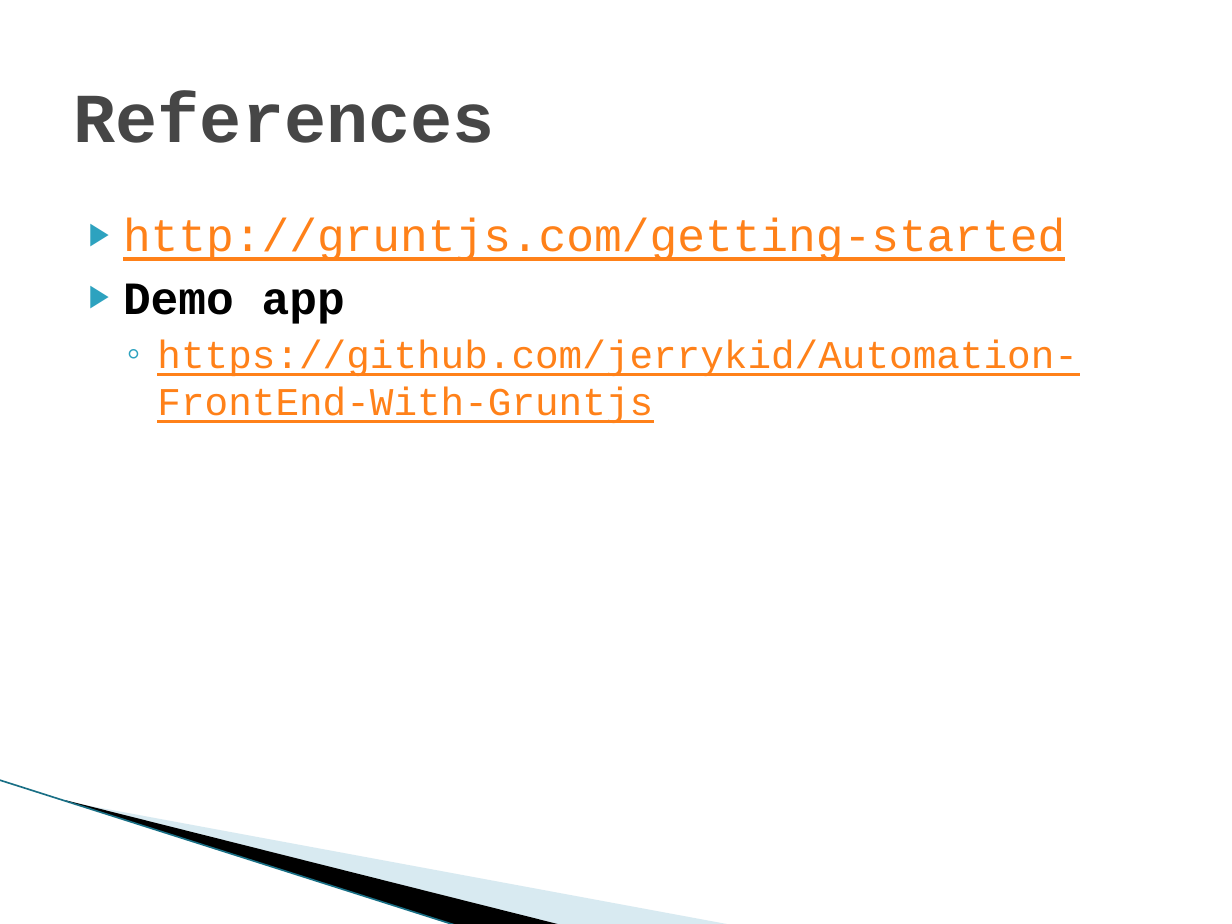
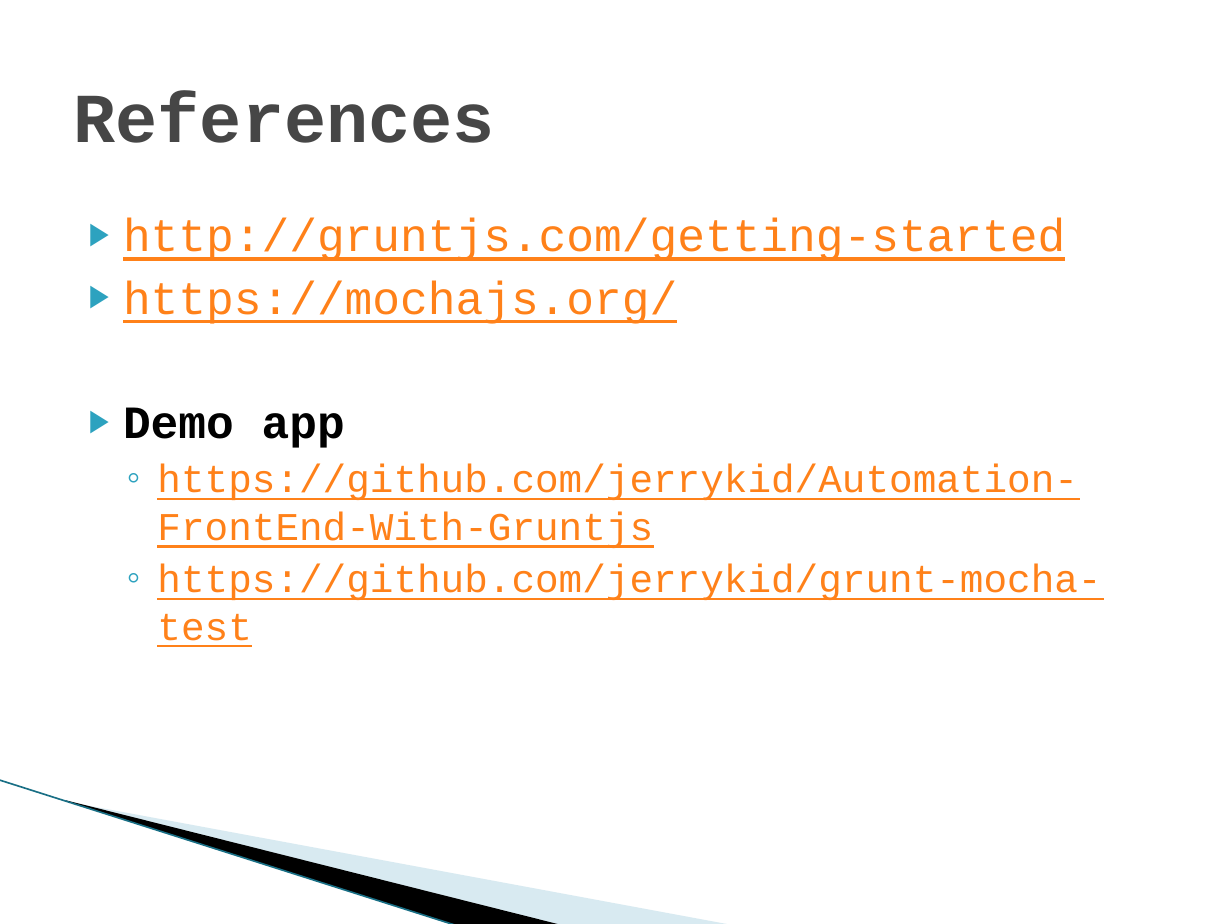
Before and after one commit to jerrykid/Automation-FrontEnd-With-Gruntjs, a slide deck: slide 28 of Automation-FrontEnd-With-Gruntjs.pptx (slide 14 before the commit). Drawn at 1232x924 pixels with LibreOffice and Linux fonts; fonts in the diff are those of the drawing; background and template pictures are left out. Boxes give left, top, right and bottom in pixels: in the first picture for what was removed or moved away, otherwise in the second. Text is boxed around its words. In the diff, an @@ line names an element or a change of style, - is before the commit and + after.

```diff
--- a/Automation-FrontEnd-With-Gruntjs.pptx
+++ b/Automation-FrontEnd-With-Gruntjs.pptx
@@ text at (x1=123, y1=281, x2=677, y2=324): paragraph added @@
+▶ https://mochajs.org/
@@ text at (x1=157, y1=564, x2=1101, y2=647): paragraph added @@
+  ◦ https://github.com/jerrykid/grunt-mocha-test
```
Also in this commit, not shown: 4 other slides changed, 15 slides added, 1 slide removed, 1 other file.
